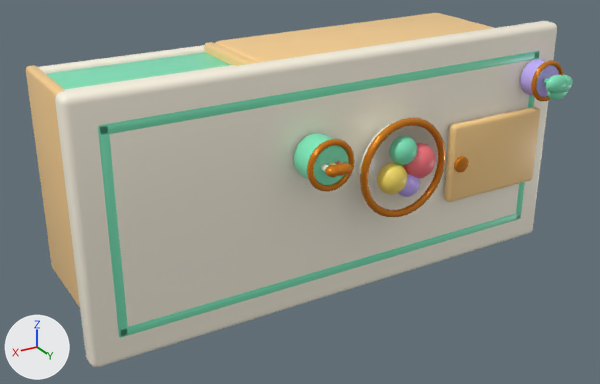
Before and after pictures for a commit that changed the FBX model Assets/Art/PremiumFurniture/Models/KitchenIsland_Premium.fbx.
Before and after are seen from a camera (50 mm lens) standing at (1.79, 3.45, 1.3) and looking at (0.06, 0.57, -0.14). The lights are fixed; the arrows at lower left show +X, +Y and +Z. The older version comes first. Vertices at exactly the same position are counted once.

The first picture shows 'KitchenIsland'.
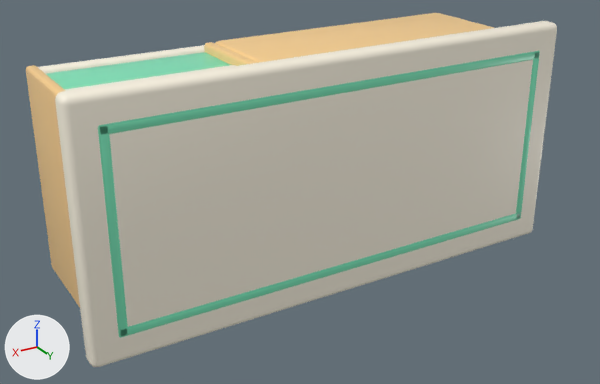
What changed in the scene script:
```text
Change me_kitchenislandmesh:
    used by ob_kitchenisland; location = (0.0, 0.0, 0.0)
    remove me_kitchenislandmesh.from_pydata(...)  # 10630 vertices, 10626 faces; spans x -1.12..1.12, y 0.0..1.08, z -0.52..0.52
    add me_kitchenislandmesh.from_pydata(...)  # 5908 vertices, 6071 faces; spans x -1.12..1.12, y 0.0..0.86, z -0.52..0.52
    me_kitchenislandmesh part 1: 24 loose pieces with 4522 vertices, spanning x -1.07..0.29, y 0.86..1.08, z -0.2..0.39, are deleted
    other edits to the shape of me_kitchenislandmesh do not show in these pictures
    remove me_kitchenislandmesh.materials.append(mat_ch_lemonbright)  # yellow #ffe56a
    remove me_kitchenislandmesh.materials.append(mat_ch_lilacbright)  # purple #c7b0ff
```

Where the change shows, as pixel boxes (x1, y1, x2, y2) in the pictures (600 x 384 px):
'KitchenIsland', reshaped
    before: (26, 13, 573, 367)
    after: (26, 13, 557, 367)
part 1 of me_kitchenislandmesh, deleted
    before: (293, 59, 573, 217)
